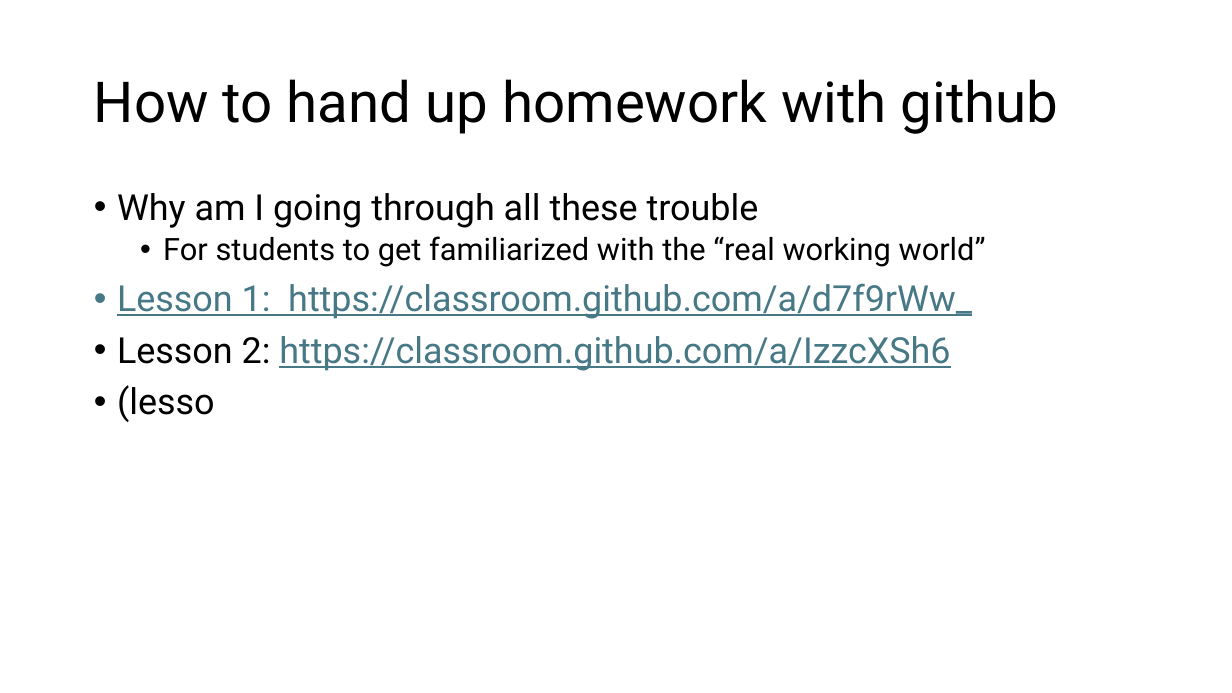
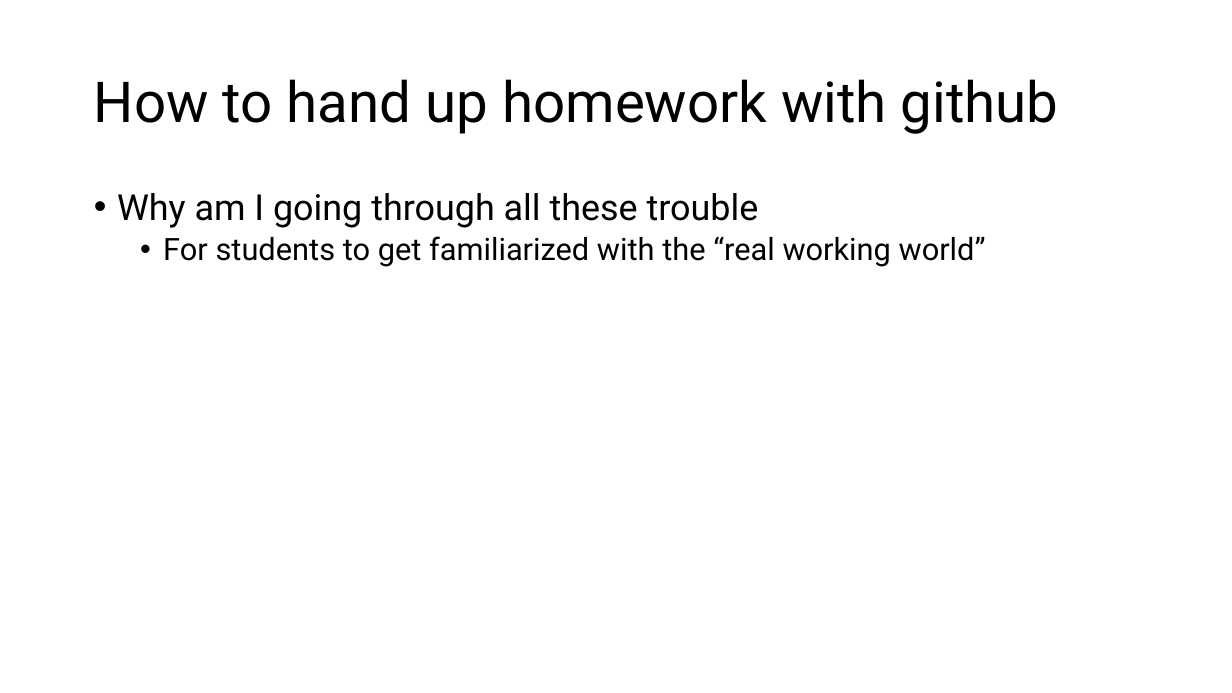
Before and after one commit to JLNU-EETC3433/courseware, a slide deck: slide 6 of 20241104-lesson7.pptx. Drawn at 1232x693 pixels with LibreOffice and Linux fonts; fonts in the diff are those of the drawing. Boxes give left, top, right and bottom in pixels: in the first picture for what was removed or moved away, otherwise in the second. Text is boxed around its words. In the diff, an @@ line names an element or a change of style, - is before the commit and + after.

```diff
--- a/20241104-lesson7.pptx
+++ b/20241104-lesson7.pptx
@@ text at (117,283,972,422): paragraphs removed @@
-• Lesson 1: https://classroom.github.com/a/d7f9rWw_
-• Lesson 2: https://classroom.github.com/a/IzzcXSh6
-• (lesso
```
Also in this commit, not shown: 3 other slides changed.
